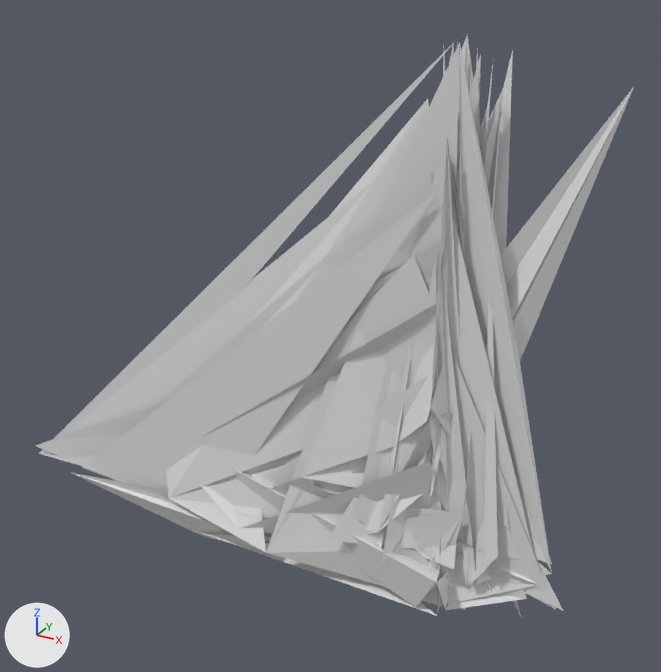
The OBJ model extracted_meshes/Catherine_B3F70CFA_v2.obj as it was, and as the next commit left it.
The view is the same before and after, from a camera (50 mm lens) standing at (249.0, -655.0, 578.0) and looking at (-137.0, 46.0, 227.0). Lighting does not change. The marker at lower left points along +X, +Y and +Z. The older version comes first. Where no turn or scale is listed for an object, it has been applied to the vertices. Vertices at exactly the same position are counted once.

Script lines for the objects in view, before the commit:
```python
me_catherine_b3f70cfa_v2 = bpy.data.meshes.new('Catherine_B3F70CFA_v2')
me_catherine_b3f70cfa_v2.from_pydata(...)  # 499 vertices, 484 faces; spans x -506.0..121.0, y -31.0..31.0, z -22.0..511.0
ob_catherine_b3f70cfa_v2 = bpy.data.objects.new('Catherine_B3F70CFA_v2', me_catherine_b3f70cfa_v2)
ob_catherine_b3f70cfa_v2.location = (0.0, 0.0, 0.0)
```
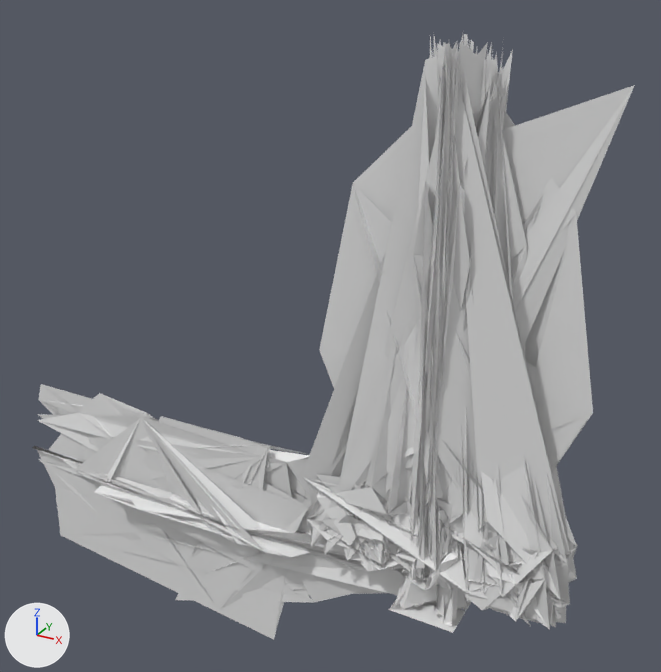
The change, as a list of edits to the scene's bpy script:
```text
Change me_catherine_b3f70cfa_v2:
    used by ob_catherine_b3f70cfa_v2; location = (0.0, 0.0, 0.0)
    remove me_catherine_b3f70cfa_v2.from_pydata(...)  # 499 vertices, 484 faces; spans x -506.0..121.0, y -31.0..31.0, z -22.0..511.0
    add me_catherine_b3f70cfa_v2.from_pydata(...)  # 4739 vertices, 6598 faces; spans x -506.0..126.0, y -32.0..32.0, z -125.0..512.0
    me_catherine_b3f70cfa_v2 part 1: a new loose piece of 67 vertices spanning x -31.0..15.0, y -30.0..31.0, z 36.0..127.0
    me_catherine_b3f70cfa_v2 part 2: 1 vertex moved within x -177.0, y 1.0, z 4.0; 11 vertices removed from x -217.0..12.0, y -24.0..2.0, z 16.0..475.0; 4184 vertices added at x -506.0..126.0, y -32.0..32.0, z -125.0..512.0
```

Where the change shows, as pixel boxes [x1, y1, x2, y2] in the pictures (661 x 672 px):
'Catherine_B3F70CFA_v2', reshaped: before [36, 36, 634, 617]; after [32, 34, 635, 640]
part 1 of me_catherine_b3f70cfa_v2, added: after [406, 504, 441, 579]
part 2 of me_catherine_b3f70cfa_v2, built on (mostly hidden before): before [170, 164, 465, 601]; after [32, 34, 635, 640]
